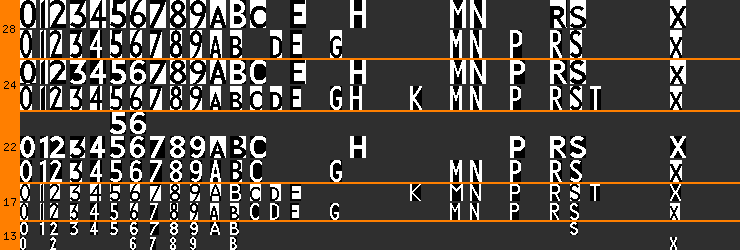
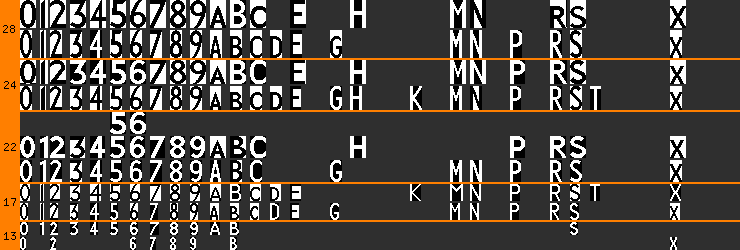
Layered file, before and after one edit (740×250). Changes by layer:
painted on "small" (1st of 2, in "New Johnston") over [210, 30, 686, 220]
painted on "normal" over [72, 0, 486, 158]
